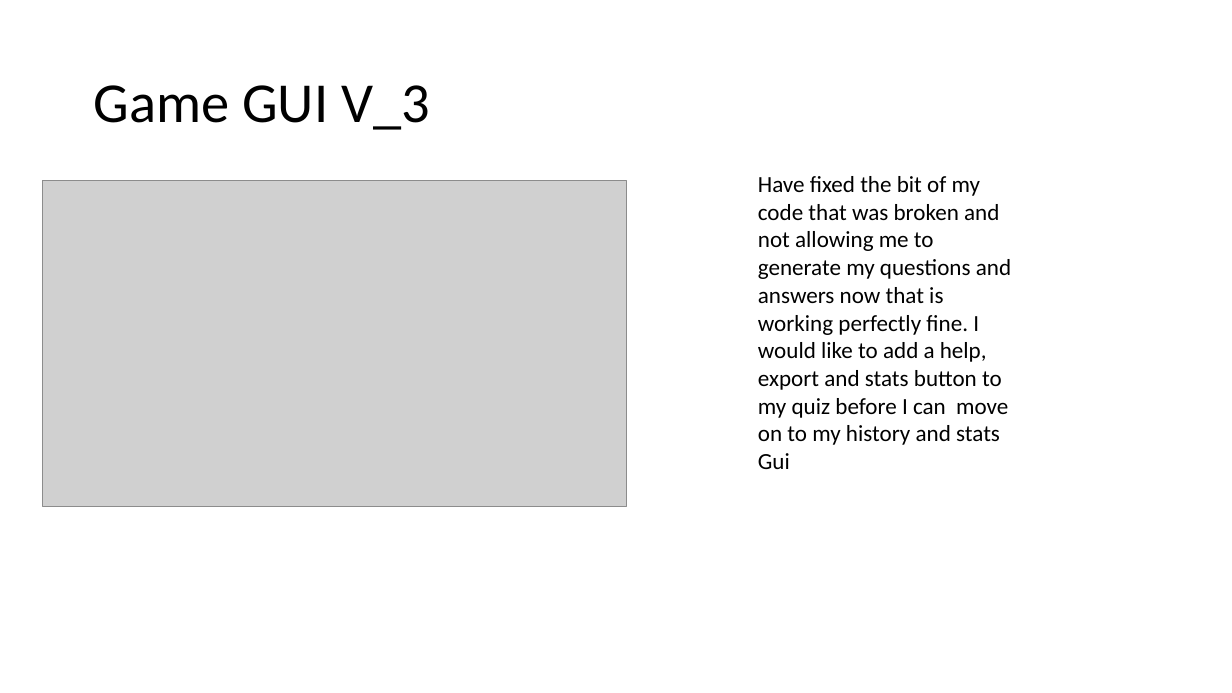
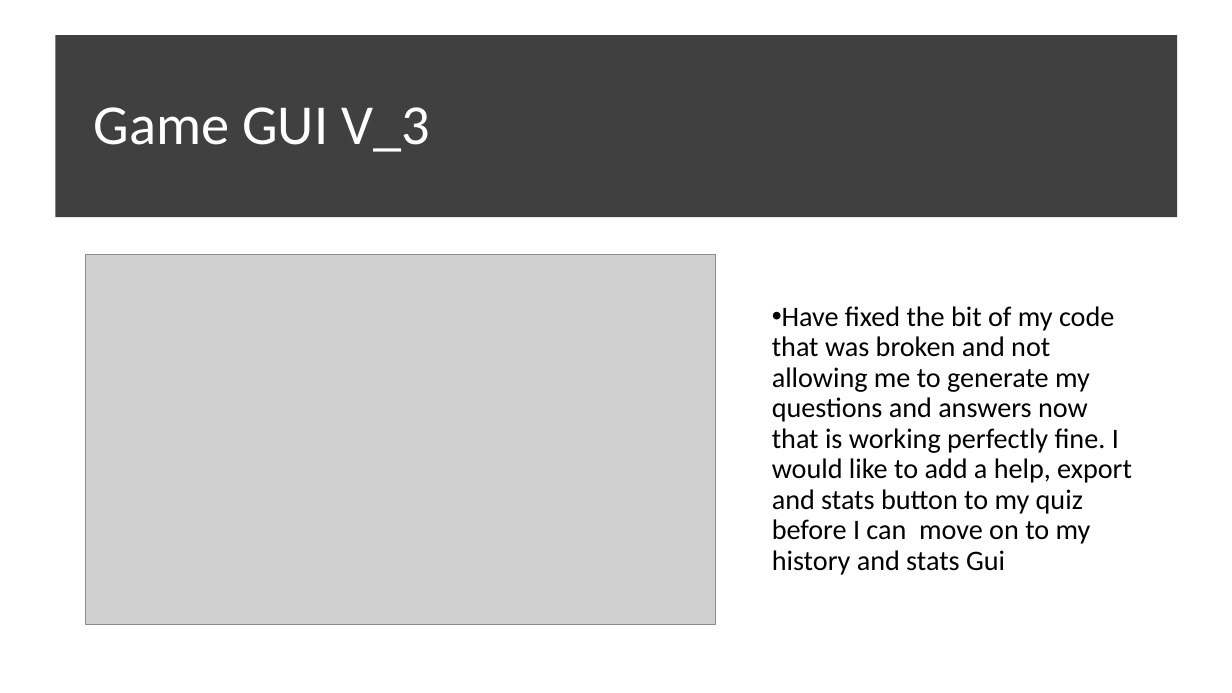
Before and after one commit to morrisj70800/01_Assesment, a slide deck: slide 15 of Programming Assesment.pptx (slide 14 before the commit). Drawn at 1232x693 pixels with LibreOffice and Linux fonts; fonts in the diff are those of the drawing; grey boxes stand for pictures. Boxes give left, top, right and bottom in pixels: in the first picture for what was removed or moved away, otherwise in the second. Text is boxed around its words. In the diff, an @@ line names an element or a change of style, - is before the commit and + after.

Commit message:
Game Almost Fully Complete

```diff
--- a/Programming Assesment.pptx
+++ b/Programming Assesment.pptx
@@ rectangle added at [55,35,1177,217], fill #404040 @@
@@ title "Game GUI V_3": place and size @@
-title "Game GUI V_3" at [94,85,430,130]
+title "Game GUI V_3" at [94,107,430,152]
@@ title "Game GUI V_3" at [94,107,430,152]: text colour #000000 to #FFFFFF @@
@@ picture: place and size @@
-picture at [43,180,627,506]
+picture at [85,254,715,624]
@@ text "Have fixed the bit of ...": place and size @@
-text "Have fixed the bit of ..." at [758,176,1011,469]
+text "Have fixed the bit of ..." at [772,306,1132,575]
@@ text "Have fixed the bit of ..." at [772,306,1132,575]: size 18 to 22 pt; bullet none to •; line spacing 1 to 0.9; more space between paragraphs; vertical alignment top to middle @@
```
Also in this commit, not shown: 3 other slides changed, 4 slides added, 3 other files.
